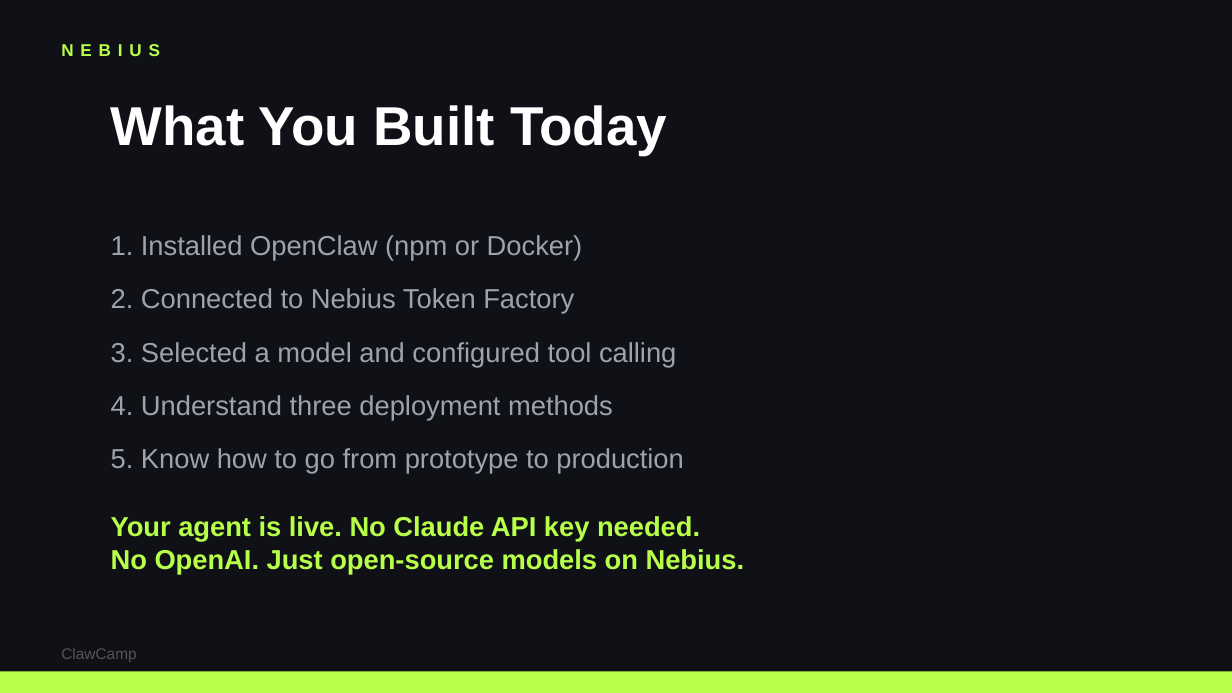
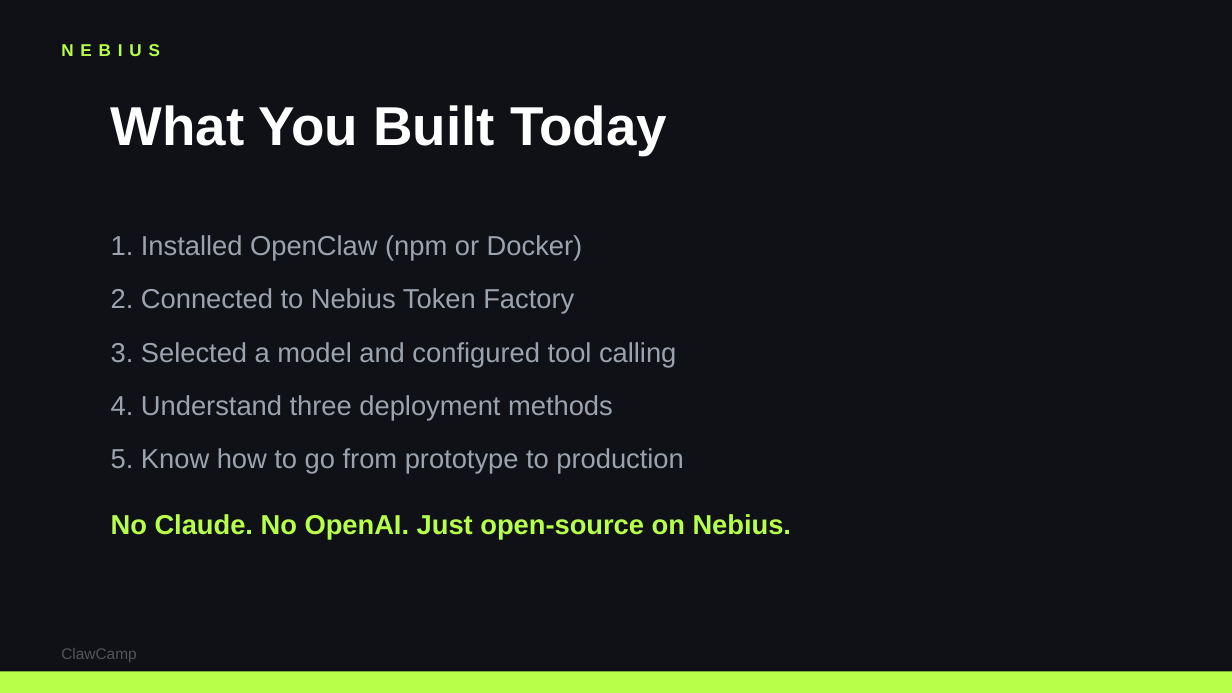
Before and after one commit to colygon/clawcamp-site, a slide deck: slide 18 of workshops/running-openclaw-on-nebius.pptx (slide 19 before the commit). Drawn at 1232x693 pixels with LibreOffice and Linux fonts; fonts in the diff are those of the drawing. Boxes give left, top, right and bottom in pixels: in the first picture for what was removed or moved away, otherwise in the second. Text is boxed around its words. In the diff, an @@ line names an element or a change of style, - is before the commit and + after.

```diff
--- a/workshops/running-openclaw-on-nebius.pptx
+++ b/workshops/running-openclaw-on-nebius.pptx
@@ text at (111,514,792,540): text changed @@
-Your agent is live. No Claude API key needed.
-No OpenAI. Just open-source models on Nebius.
+No Claude. No OpenAI. Just open-source on Nebius.
```
Also in this commit, not shown: 12 other slides changed, 3 slides added, 4 slides removed.
